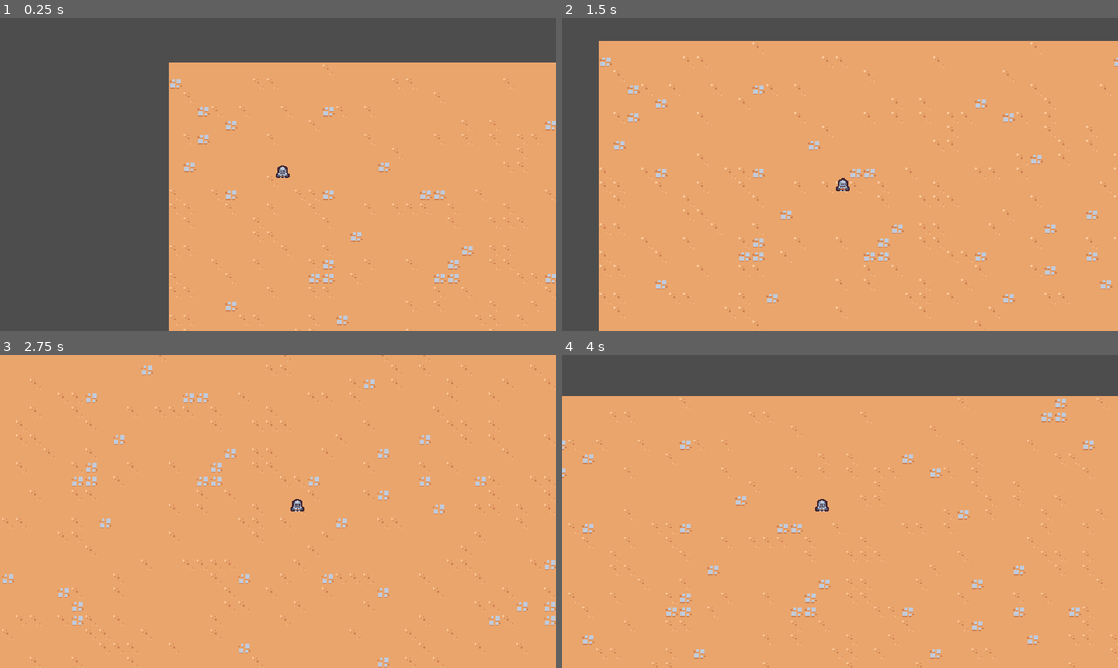
Above: before the commit, frames 1-4 (two rows, left to right).
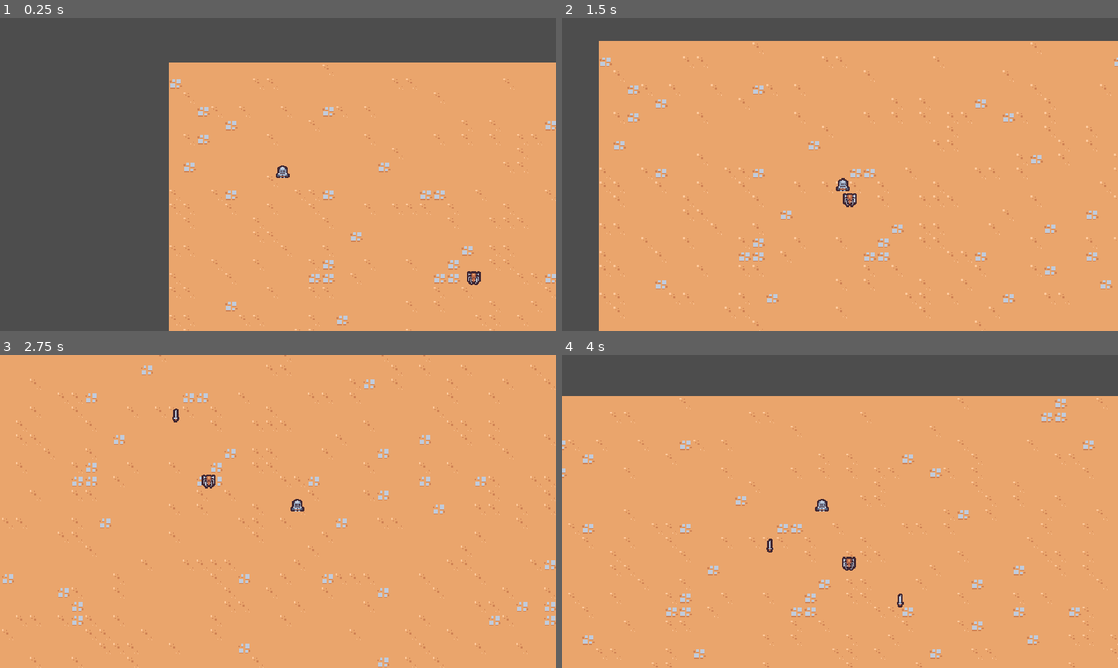
Above: after the commit, the same moments.

Repository: RyanLeB/Shrouded
Game: Godot game, scene res://Scenes/Main/main.tscn
The game is run twice, just before and just after one commit, with the same random seed, the same clock (stepped at 60 frames per second) and the same inputs.
Inputs:
- Up to frame 1 (0.25 s): no input
- Up to frame 2 (1.5 s): hold D (move_right) 0.53-1.28 s; hold S (move_down) from 1.28 s (still down)
- Up to frame 3 (2.75 s): release S (move_down) at 2.03 s; hold D (move_right) from 2.03 s (still down)
- Up to frame 4 (4 s): release D (move_right) at 2.78 s; hold W (move_up) 2.78-3.53 s; hold A (move_left) from 3.53 s (still down)

The runs differ from the first frame. In frame 1, 0.1% of the frame differs, in the area x 84-87%, y 80-86%; in frame 2, 0.1%; in frame 3, 0.1%; in frame 4, 0.2%, in the area x 36-62%, y 58-81%.

Commit message:
instantiating sword ability

Diff:
--- /dev/null
+++ b/Scenes/Ability/sword-ability/sword_ability.tscn
@@ -0,0 +1,9 @@
+[gd_scene load_steps=2 format=3 uid="uid://dmtrpq24xsju8"]
+
+[ext_resource type="Texture2D" uid="uid://cav0u8iq23ynt" path="res://Scenes/Ability/sword-ability/sword.png" id="1_ylsju"]
+
+[node name="SwordAbility" type="Node2D"]
+
+[node name="Sprite2D" type="Sprite2D" parent="."]
+texture = ExtResource("1_ylsju")
+offset = Vector2(0, -4)
--- /dev/null
+++ b/Scenes/Ability/sword_ability_controller/sword_ability_controller.gd
@@ -0,0 +1,18 @@
+extends Node
+
+@export var sword_ability: PackedScene
+
+# Called when the node enters the scene tree for the first time.
+func _ready():
+	$Timer.timeout.connect(on_timer_timeout)
+
+
+
+func on_timer_timeout():
+	var player = get_tree().get_first_node_in_group("player") as Node2D
+	if player == null:
+		return
+
+	var sword_instance = sword_ability.instantiate() as Node2D
+	player.get_parent().add_child(sword_instance)
+	sword_instance.global_position = player.global_position
--- /dev/null
+++ b/Scenes/Ability/sword_ability_controller/sword_ability_controller.tscn
@@ -0,0 +1,12 @@
+[gd_scene load_steps=3 format=3 uid="uid://c5og622r3s70n"]
+
+[ext_resource type="Script" path="res://Scenes/Ability/sword_ability_controller/sword_ability_controller.gd" id="1_iv1iq"]
+[ext_resource type="PackedScene" uid="uid://dmtrpq24xsju8" path="res://Scenes/Ability/sword-ability/sword_ability.tscn" id="2_vwo8m"]
+
+[node name="SwordAbilityController" type="Node"]
+script = ExtResource("1_iv1iq")
+sword_ability = ExtResource("2_vwo8m")
+
+[node name="Timer" type="Timer" parent="."]
+wait_time = 1.5
+autostart = true
--- a/Scenes/Main/main.tscn
+++ b/Scenes/Main/main.tscn
@@ -1,8 +1,9 @@
-[gd_scene load_steps=4 format=3 uid="uid://bmoswyq76x5p4"]
+[gd_scene load_steps=5 format=3 uid="uid://bmoswyq76x5p4"]
 
 [ext_resource type="PackedScene" uid="uid://blcdlcvxso8ca" path="res://Scenes/game_camera/game_camera.tscn" id="1_ik26k"]
 [ext_resource type="PackedScene" uid="uid://ch8vxxiweatbb" path="res://Scenes/Player/player.tscn" id="1_ovrfb"]
 [ext_resource type="TileSet" uid="uid://c5chbiobbfid" path="res://resources/tileset.tres" id="1_sp1k0"]
+[ext_resource type="PackedScene" uid="uid://bkcuahjo37wb2" path="res://Scenes/basic_enemy/basic_enemy.tscn" id="4_udupb"]
 
 [node name="Main" type="Node"]
 
@@ -15,3 +16,6 @@
 
 [node name="Player" parent="." instance=ExtResource("1_ovrfb")]
 position = Vector2(67, 53)
+
+[node name="BasicEnemy" parent="." instance=ExtResource("4_udupb")]
+position = Vector2(303, 183)
--- a/Scenes/Player/player.gd
+++ b/Scenes/Player/player.gd
@@ -9,7 +9,7 @@
 
 
 # Called every frame. 'delta' is the elapsed time since the previous frame.
-func _process(delta):
+func _process(_delta):
 	var movement_vector = get_movement_vector()
 	var direction = movement_vector.normalized()
 	velocity = direction * MAX_SPEED
--- a/Scenes/Player/player.tscn
+++ b/Scenes/Player/player.tscn
@@ -1,13 +1,19 @@
-[gd_scene load_steps=4 format=3 uid="uid://ch8vxxiweatbb"]
+[gd_scene load_steps=5 format=3 uid="uid://ch8vxxiweatbb"]
 
 [ext_resource type="Texture2D" uid="uid://cxfivvca5e14p" path="res://Scenes/Player/Player.png" id="1_8y8ro"]
 [ext_resource type="Script" path="res://Scenes/Player/player.gd" id="1_fabc8"]
+[ext_resource type="PackedScene" uid="uid://c5og622r3s70n" path="res://Scenes/Ability/sword_ability_controller/sword_ability_controller.tscn" id="2_tyonw"]
 
 [sub_resource type="CircleShape2D" id="CircleShape2D_hirrf"]
 radius = 5.0
 
 [node name="Player" type="CharacterBody2D" groups=["player"]]
+collision_layer = 0
 script = ExtResource("1_fabc8")
+
+[node name="AbilityManager" type="Node" parent="."]
+
+[node name="SwordAbilityController" parent="AbilityManager" instance=ExtResource("2_tyonw")]
 
 [node name="Sprite2D" type="Sprite2D" parent="."]
 texture = ExtResource("1_8y8ro")
--- /dev/null
+++ b/Scenes/basic_enemy/basic_enemy.gd
@@ -0,0 +1,21 @@
+extends CharacterBody2D
+
+const MAX_SPEED = 75
+
+# Called when the node enters the scene tree for the first time.
+func _ready():
+	pass # Replace with function body.
+
+
+# Called every frame. 'delta' is the elapsed time since the previous frame.
+func _process(delta):
+	var direction = get_direction_to_player()
+	velocity = direction * MAX_SPEED
+	move_and_slide()
+
+
+func get_direction_to_player():
+	var player_node = get_tree().get_first_node_in_group("player") as Node2D
+	if player_node != null:
+		return (player_node.global_position - global_position).normalized()
+	return Vector2.ZERO
--- /dev/null
+++ b/Scenes/basic_enemy/basic_enemy.tscn
@@ -0,0 +1,19 @@
+[gd_scene load_steps=4 format=3 uid="uid://bkcuahjo37wb2"]
+
+[ext_resource type="Script" path="res://Scenes/basic_enemy/basic_enemy.gd" id="1_4rlg5"]
+[ext_resource type="Texture2D" uid="uid://bwr46uv7ehpr5" path="res://Scenes/basic_enemy/basic_enemy.png" id="2_06t44"]
+
+[sub_resource type="CircleShape2D" id="CircleShape2D_cxrvu"]
+radius = 5.0
+
+[node name="BasicEnemy" type="CharacterBody2D"]
+collision_layer = 0
+script = ExtResource("1_4rlg5")
+
+[node name="Sprite2D" type="Sprite2D" parent="."]
+texture = ExtResource("2_06t44")
+offset = Vector2(0, -6)
+
+[node name="CollisionShape2D" type="CollisionShape2D" parent="."]
+position = Vector2(0, -6.35)
+shape = SubResource("CircleShape2D_cxrvu")
Binary file added: Scenes/Ability/sword-ability/sword.png
Not shown, added: Scenes/Ability/sword-ability/sword.png.import
Binary file added: Scenes/basic_enemy/basic_enemy.png
Not shown, added: Scenes/basic_enemy/basic_enemy.png.import
